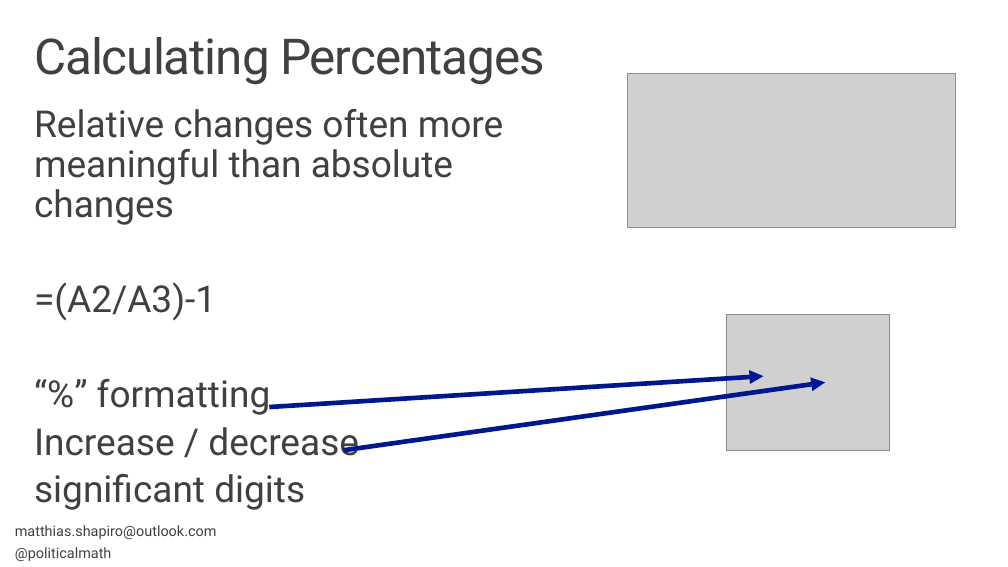
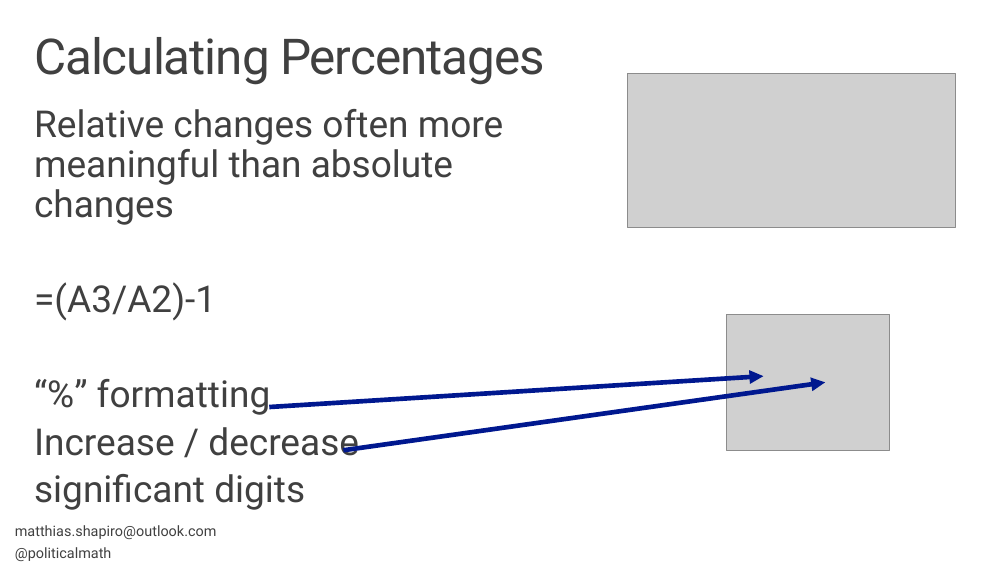
Before and after one commit to matthiasxc/DataVisClass, a slide deck: slide 26 of Session 2.pptx (slide 24 before the commit). Drawn at 1008x567 pixels with LibreOffice and Linux fonts; fonts in the diff are those of the drawing; grey boxes stand for pictures; background and template pictures are left out. Boxes give left, top, right and bottom in pixels: in the first picture for what was removed or moved away, otherwise in the second. Text is boxed around its words. In the diff, an @@ line names an element or a change of style, - is before the commit and + after.

```diff
--- a/Session 2.pptx
+++ b/Session 2.pptx
@@ text at [34, 282, 216, 321]: text changed @@
-=(A2/A3)-1
+=(A3/A2)-1
```
Also in this commit, not shown: 4 other slides changed, 3 slides added, 1 slide removed, 1 other file.
